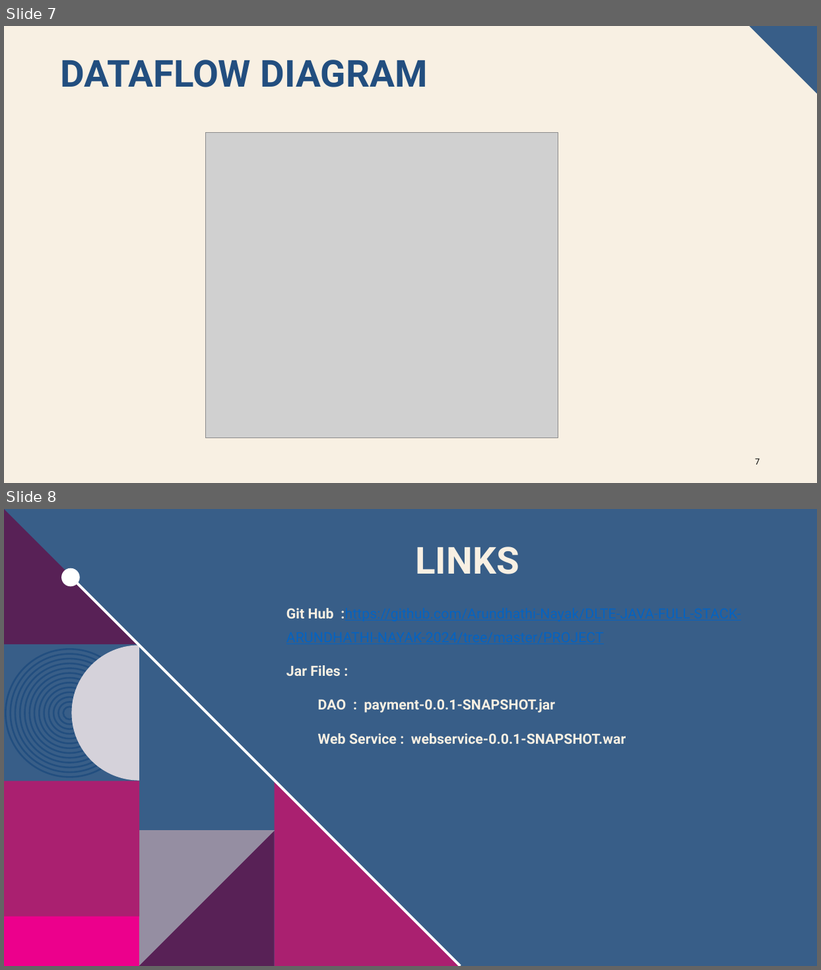
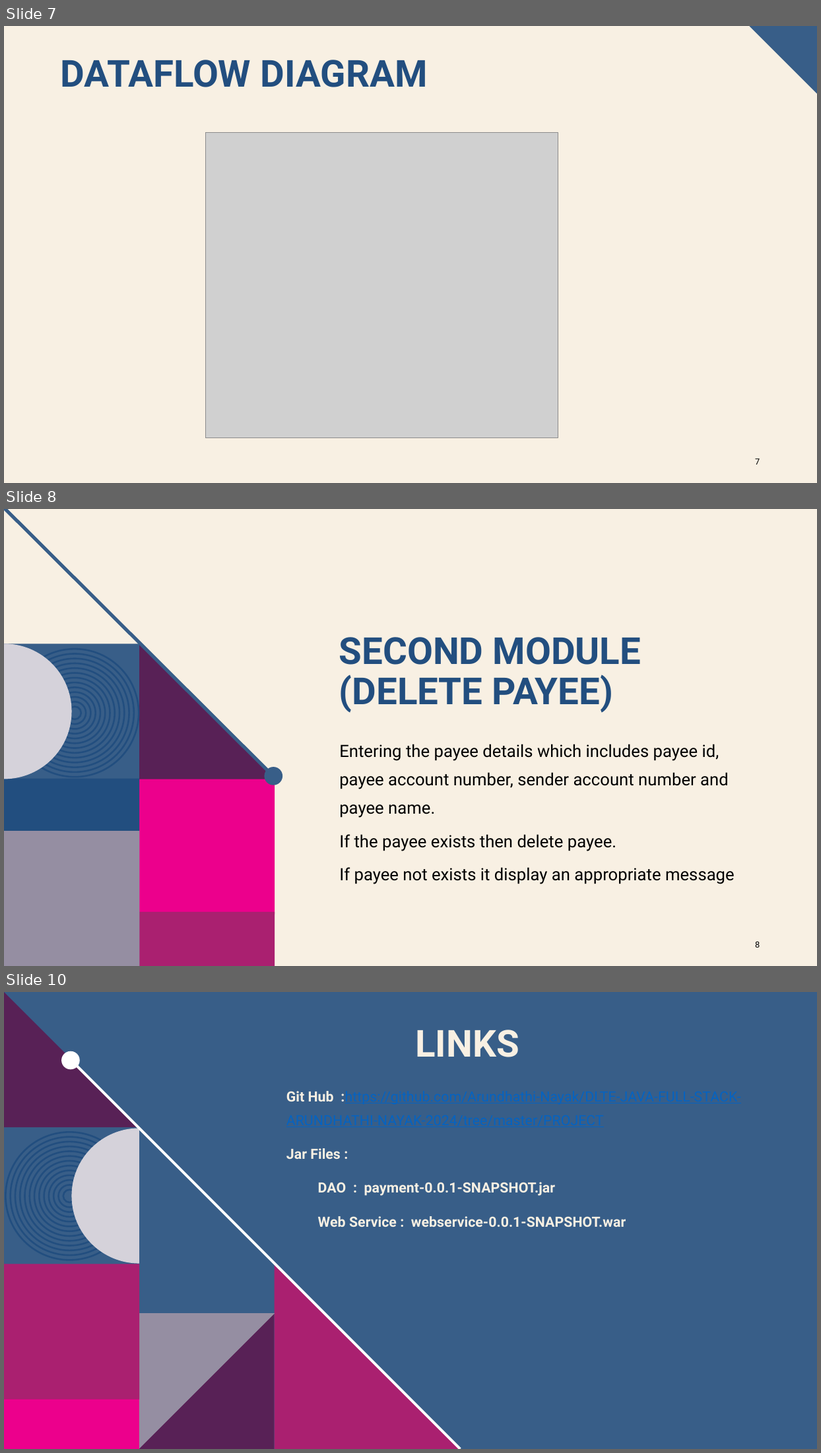
Before and after one commit to Arundhathi-Nayak/DLTE-JAVA-FULL-STACK-ARUNDHATHI-NAYAK-2024, a slide deck: PROJECT/Database-Documentation/MyBANK BANKING APPLICARTION.pptx. Shown one above the other, each under a label of ours: slides 7 and 8 before the commit, slides 7, 8 and 10 after it; the slides between them are not shown. The pictures are 821x970 and 821x1453 pixels, drawn with LibreOffice and Linux fonts; fonts in the diff are those of the drawing; grey boxes stand for pictures; background and template pictures are left out. Boxes give left, top, right and bottom in pixels: in the first picture for what was removed or moved away, otherwise in the second. Text is boxed around its words. In the diff, an @@ line names an element or a change of style, - is before the commit and + after.

```diff
--- a/PROJECT/Database-Documentation/MyBANK BANKING APPLICARTION.pptx
+++ b/PROJECT/Database-Documentation/MyBANK BANKING APPLICARTION.pptx
@@ slide 8 added at (4,509,817,966), background #F8F0E3 @@
@@ title added at (339,637,641,713), 44 pt, text #224E7F, bold @@
+SECOND MODULE
+(DELETE PAYEE)
@@ text added at (339,744,735,885), 20 pt, text #000000 @@
+Entering the payee details which includes payee id, payee account number, sender account number and payee name.
+If the payee exists then delete payee.
+If payee not exists it display an appropriate message
@@ group added at (4,509,283,966): 14 ellipses, 5 rectangles, 2 freeform shapes, 1 line @@
@@ page number added at (755,941,760,948), 10 pt, text #000000 @@
+8
@@ what was slide 8 is now slide 10 @@
```
Also in this commit, not shown: 1 other slide added, 27 other files.
